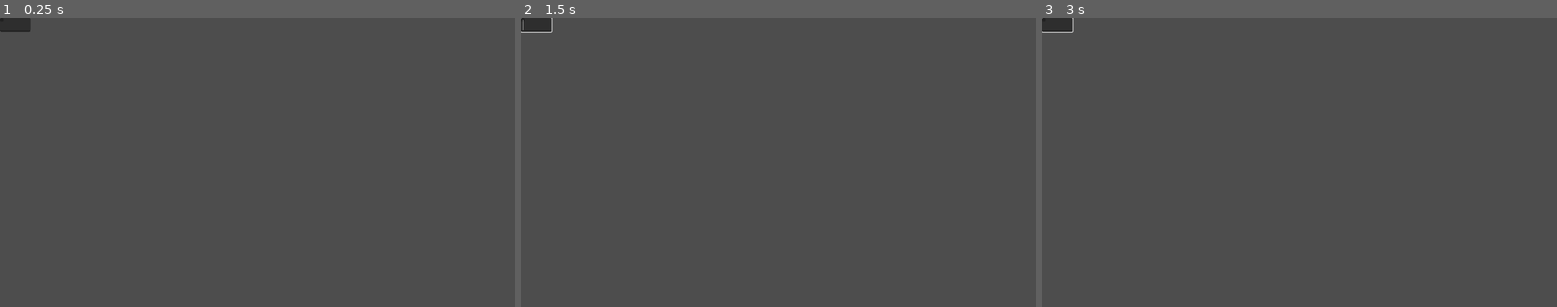
Above: before the commit, frames 1-3 (left to right).
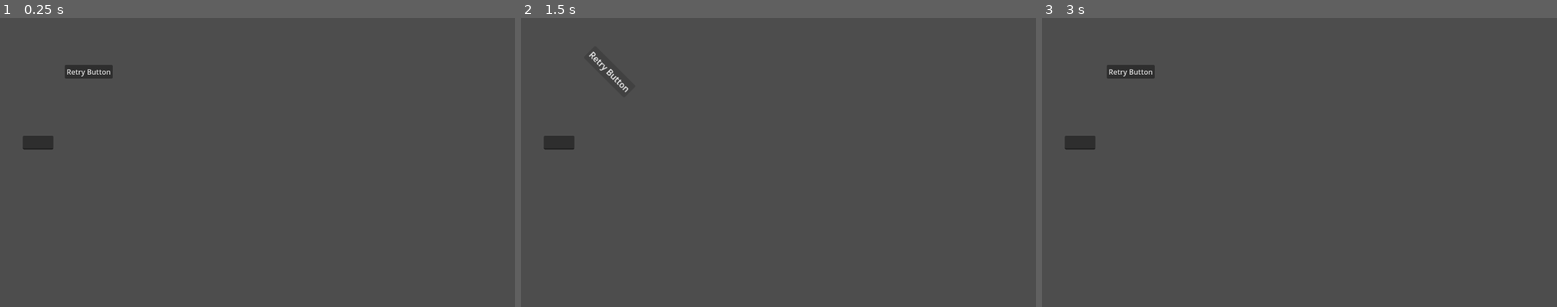
Above: after the commit, the same moments.

Repository: SHKBRD/ButtonComponents
Game: Godot game, scene res://scenes/tests/basetest.tscn
Two runs of this game, one before a commit and one after it. Both use one fixed random seed, a clock stepped at 60 frames per second and the inputs below. The project has no main scene, so this scene is started directly.
Inputs (mouse positions are in pixels of both pictures, inside the frame that each line leads up to; where the layout moved, square brackets give the same spot in the first picture):
- Up to frame 1 (0.25 s): no input
- Up to frame 2 (1.5 s): click (608, 72) [521, 20] at 0.5 s; click (608, 72) [521, 20] at 1.25 s
- Up to frame 3 (3 s): click (1129, 72) [1042, 20] at 2 s; tap Enter at 2.75 s; move the mouse to (1412, 148) at 2.77 s; click (1412, 148) at 2.92 s

The runs differ from the first frame. In frame 1, 0.9% of the frame differs, in the area x 0-22%, y 0-46%; in frame 2, 0.7%; in frame 3, 1.0%.

Commit message:
add fixes to ready and porcess overwrites, refactor

Diff:
--- a/scenes/controlcomponents/TransformOnHover/transform_on_hover.gd
+++ /dev/null
@@ -1,60 +0,0 @@
-extends ControlComponent
-class_name TransformOnHover_CC
-
-@export_group("Start Transform")
-@export var startOffsetPosition: Vector2
-@export var startOffsetRotation: float
-@export var startScale: Vector2 = Vector2i(1.0, 1.0)
-
-@export_group("End Transform")
-@export var endOffsetPosition: Vector2
-@export var endOffsetRotation: float
-@export var endScale: Vector2 = Vector2i(1.0, 1.0)
-
-@export_group("Tweening")
-@export var tweenEasing: Tween.EaseType
-@export var tweenTransition: Tween.TransitionType
-@export var tweenTime: float
-
-var selected: bool = false
-var currentTween: Tween
-
-# Called when the node enters the scene tree for the first time.
-func _ready() -> void:
-	pass # Replace with function body.
-
-# Called every frame. 'delta' is the elapsed time since the previous frame.
-func _process(delta: float) -> void:
-	pass
-
-func attempt_enable() -> void:
-	if selected:
-		return
-	selected = false
-	currentTween = create_tween()
-	currentTween.set_ease(tweenEasing).set_trans(tweenTransition)
-	currentTween.parallel().tween_property(self, "position", endOffsetPosition, tweenTime)
-	currentTween.parallel().tween_property(self, "rotation", endOffsetRotation, tweenTime)
-	currentTween.parallel().tween_property(self, "scale", endScale, tweenTime)
-
-func attempt_disable() -> void:
-	if not selected:
-		return
-	selected = false
-	currentTween = create_tween()
-	currentTween.set_ease(tweenEasing).set_trans(tweenTransition)
-	currentTween.parallel().tween_property(self, "position", startOffsetPosition, tweenTime)
-	currentTween.parallel().tween_property(self, "rotation", startOffsetRotation, tweenTime)
-	currentTween.parallel().tween_property(self, "scale", startScale, tweenTime)
-
-func on_focus_entered() -> void:
-	attempt_enable()
-
-func on_mouse_entered() -> void:
-	attempt_enable()
-
-func on_focus_exited() -> void:
-	attempt_disable()
-
-func on_mouse_exited() -> void:
-	attempt_disable()
--- a/scenes/controlcomponents/TransformOnHover/transform_on_hover.tscn
+++ /dev/null
@@ -1,7 +0,0 @@
-[gd_scene format=3 uid="uid://6pm6kujpmdo5"]
-
-[ext_resource type="Script" uid="uid://bebmr4hfbtg01" path="res://scenes/controlcomponents/TransformOnHover/transform_on_hover.gd" id="1_vjef8"]
-
-[node name="TransformOnSelect" type="Node" unique_id=868912443]
-script = ExtResource("1_vjef8")
-metadata/_custom_type_script = "uid://bs21dy5c2yqfl"
--- /dev/null
+++ b/scenes/controlcomponents/TransformOnSelect/transform_on_select.gd
@@ -0,0 +1,70 @@
+extends ControlComponent
+class_name TransformOnHover_CC
+
+@export_group("Start Transform")
+@export var startOffsetPosition: Vector2 = Vector2(0.0, 0.0)
+@export var startOffsetRotation: float = 0.0
+@export var startScale: Vector2 = Vector2i(1.0, 1.0)
+
+@export_group("End Transform")
+@export var endOffsetPosition: Vector2 = Vector2(0.0, 0.0)
+@export var endOffsetRotation: float = 0.0
+@export var endScale: Vector2 = Vector2i(1.0, 1.0)
+
+@export_group("Tweening")
+@export var tweenEasing: Tween.EaseType = Tween.EaseType.EASE_IN_OUT
+@export var tweenTransition: Tween.TransitionType = Tween.TransitionType.TRANS_LINEAR
+@export var tweenTime: float = 0.5
+
+var progressPosition: Vector2 = startOffsetPosition
+var progressRotation: float = startOffsetRotation
+var progressScale: Vector2 = startScale
+
+var selected: bool = false
+var currentTween: Tween
+
+# Called when the node enters the scene tree for the first time.
+func component_ready() -> void:
+	pass # Replace with function body.
+
+func update_offset_transform() -> void:
+	controlParent.global_position = controlParent.global_position + progressPosition
+	#zzz add starting calcs on where the control parent position offs are
+	controlParent.rotation = progressRotation
+	controlParent.scale = progressScale
+
+# Called every frame. 'delta' is the elapsed time since the previous frame.
+func component_process(delta: float) -> void:
+	update_offset_transform()
+
+func attempt_enable() -> void:
+	if selected:
+		return
+	selected = true
+	currentTween = create_tween()
+	currentTween.set_ease(tweenEasing).set_trans(tweenTransition)
+	currentTween.parallel().tween_property(self, "progressPosition", endOffsetPosition, tweenTime)
+	currentTween.parallel().tween_property(self, "progressRotation", deg_to_rad(endOffsetRotation), tweenTime)
+	currentTween.parallel().tween_property(self, "progressScale", endScale, tweenTime)
+
+func attempt_disable() -> void:
+	if not selected:
+		return
+	selected = false
+	currentTween = create_tween()
+	currentTween.set_ease(tweenEasing).set_trans(tweenTransition)
+	currentTween.parallel().tween_property(self, "progressPosition", startOffsetPosition, tweenTime)
+	currentTween.parallel().tween_property(self, "progressRotation", deg_to_rad(startOffsetRotation), tweenTime)
+	currentTween.parallel().tween_property(self, "progressScale", startScale, tweenTime)
+
+func on_focus_entered() -> void:
+	attempt_enable()
+
+func on_mouse_entered() -> void:
+	attempt_enable()
+
+func on_focus_exited() -> void:
+	attempt_disable()
+
+func on_mouse_exited() -> void:
+	attempt_disable()
--- /dev/null
+++ b/scenes/controlcomponents/TransformOnSelect/transform_on_select.tscn
@@ -0,0 +1,7 @@
+[gd_scene format=3 uid="uid://6pm6kujpmdo5"]
+
+[ext_resource type="Script" uid="uid://bebmr4hfbtg01" path="res://scenes/controlcomponents/TransformOnSelect/transform_on_select.gd" id="1_w7tmq"]
+
+[node name="TransformOnSelect" type="Node" unique_id=868912443]
+script = ExtResource("1_w7tmq")
+metadata/_custom_type_script = "uid://bs21dy5c2yqfl"
--- a/scenes/controlcomponents/base/control_component.gd
+++ b/scenes/controlcomponents/base/control_component.gd
@@ -1,52 +1,60 @@
 extends Node
 class_name ControlComponent
 
-@export var buttonParent: Button
+@export var controlParent: Control
 
 func init_existence_checks() -> bool:
 	var tempParent: Node = get_parent()
-	if buttonParent: tempParent = buttonParent
+	if controlParent: tempParent = controlParent
 
 	if not tempParent:
 		assert(false, "%s's target isn't a child of a Control Node!" % name)
 	elif tempParent is not Control:
 		assert(false, "%s's target isn't a Control Node!" % name)
 	else:
-		buttonParent = tempParent
+		controlParent = tempParent
 		return true
 	return false
 
 func bind_signals() -> void:
 	# Control
-	if buttonParent.has_signal("mouse_entered"):
-		buttonParent.mouse_entered.connect(on_mouse_entered)
-	if buttonParent.has_signal("mouse_exited"):
-		buttonParent.mouse_exited.connect(on_mouse_exited)
-	if buttonParent.has_signal("focus_entered"):
-		buttonParent.focus_entered.connect(on_focus_entered)
-	if buttonParent.has_signal("focus_exited"):
-		buttonParent.focus_exited.connect(on_focus_exited)
-	if buttonParent.has_signal("gui_input"):
-		buttonParent.gui_input.connect(on_gui_input)
+	if controlParent.has_signal("mouse_entered"):
+		controlParent.mouse_entered.connect(on_mouse_entered)
+	if controlParent.has_signal("mouse_exited"):
+		controlParent.mouse_exited.connect(on_mouse_exited)
+	if controlParent.has_signal("focus_entered"):
+		controlParent.focus_entered.connect(on_focus_entered)
+	if controlParent.has_signal("focus_exited"):
+		controlParent.focus_exited.connect(on_focus_exited)
+	if controlParent.has_signal("gui_input"):
+		controlParent.gui_input.connect(on_gui_input)
 
 	# Button
-	if buttonParent.has_signal("button_down"):
-		buttonParent.button_down.connect(on_button_down)
-	if buttonParent.has_signal("button_up"):
-		buttonParent.button_up.connect(on_button_up)
-	if buttonParent.has_signal("pressed"):
-		buttonParent.pressed.connect(on_button_pressed)
-	if buttonParent.has_signal("toggled"):
-		buttonParent.toggled.connect(on_button_toggled)
+	if controlParent.has_signal("button_down"):
+		controlParent.button_down.connect(on_button_down)
+	if controlParent.has_signal("button_up"):
+		controlParent.button_up.connect(on_button_up)
+	if controlParent.has_signal("pressed"):
+		controlParent.pressed.connect(on_button_pressed)
+	if controlParent.has_signal("toggled"):
+		controlParent.toggled.connect(on_button_toggled)
 
 # Called when the node enters the scene tree for the first time.
 func _ready() -> void:
 	init_existence_checks()
 	bind_signals()
+	component_ready()
+
+func component_ready() -> void:
+	pass
 
 # Called every frame. 'delta' is the elapsed time since the previous frame.
 func _process(delta: float) -> void:
+	component_process(delta)
+
+func component_process(delta: float) -> void:
 	pass
+
 
 # Control signals
 
--- a/scenes/tests/basetest.tscn
+++ b/scenes/tests/basetest.tscn
@@ -1,4 +1,6 @@
 [gd_scene format=3 uid="uid://bivsgucjpswo0"]
+
+[ext_resource type="PackedScene" uid="uid://6pm6kujpmdo5" path="res://scenes/controlcomponents/TransformOnSelect/transform_on_select.tscn" id="1_wa3vt"]
 
 [node name="Control" type="Control" unique_id=1546881003]
 layout_mode = 3
@@ -10,15 +12,30 @@
 
 [node name="Button" type="Button" parent="." unique_id=1555081372]
 layout_mode = 0
-offset_right = 8.0
-offset_bottom = 8.0
+offset_left = 145.0
+offset_top = 105.0
+offset_right = 252.0
+offset_bottom = 136.0
+pivot_offset_ratio = Vector2(0.5, 0.5)
+text = "Retry Button"
+
+[node name="TransformOnSelect" parent="Button" unique_id=868912443 instance=ExtResource("1_wa3vt")]
+endOffsetRotation = 45.0
+endScale = Vector2(1.2, 1.2)
+tweenEasing = 1
+tweenTransition = 4
+tweenTime = 0.1
 
 [node name="Label" type="Label" parent="." unique_id=79606743]
 layout_mode = 0
-offset_right = 40.0
-offset_bottom = 23.0
+offset_left = 31.0
+offset_top = 88.0
+offset_right = 71.0
+offset_bottom = 111.0
 
 [node name="LineEdit" type="LineEdit" parent="." unique_id=1685894843]
 layout_mode = 0
-offset_right = 68.5
-offset_bottom = 31.0
+offset_left = 51.0
+offset_top = 264.0
+offset_right = 119.5
+offset_bottom = 295.0
Renamed: scenes/controlcomponents/TransformOnHover/transform_on_hover.gd.uid -> scenes/controlcomponents/TransformOnSelect/transform_on_select.gd.uid
